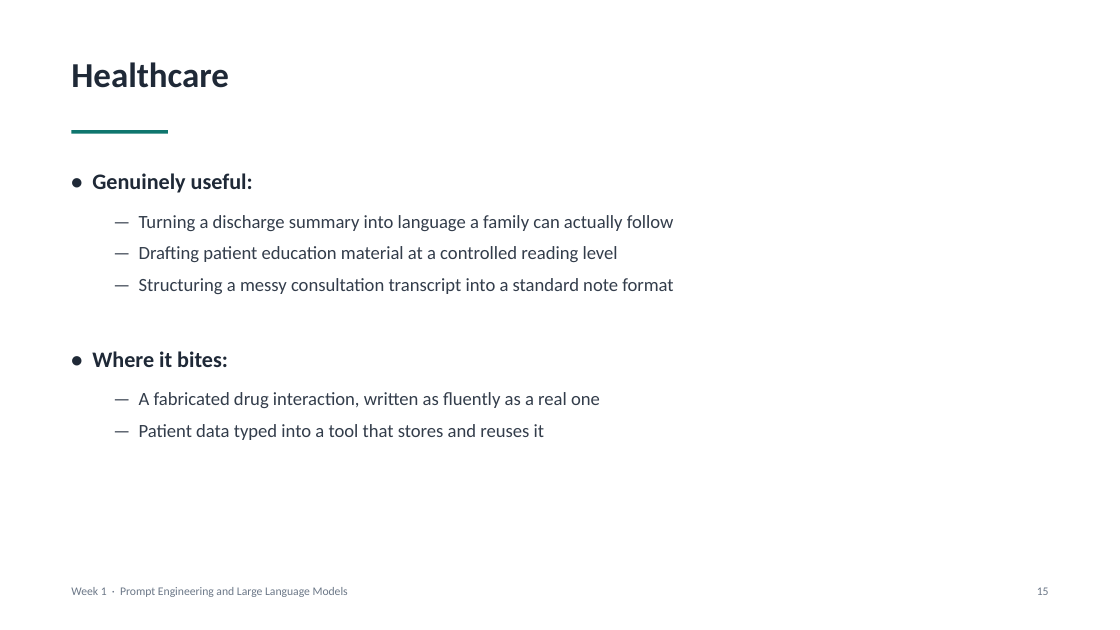
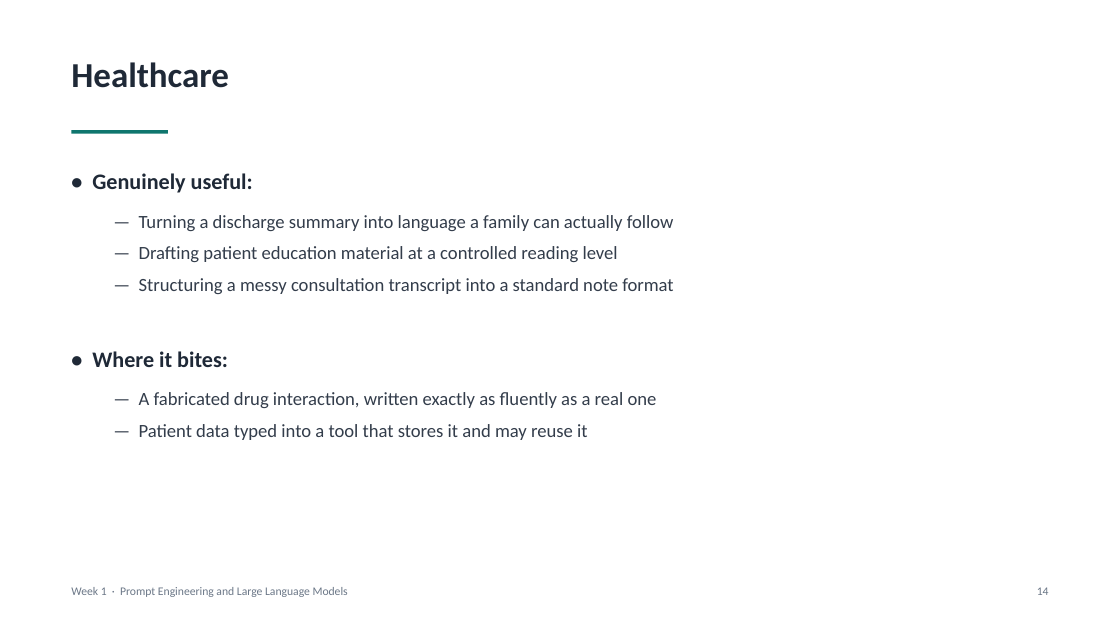
Before and after one commit to makyol/PromptEngineering, a slide deck: slide 14 of Lectures/week01/week01.pptx (slide 15 before the commit). Drawn at 1120x630 pixels with LibreOffice and Linux fonts; fonts in the diff are those of the drawing. Boxes give left, top, right and bottom in pixels: in the first picture for what was removed or moved away, otherwise in the second. Text is boxed around its words. In the diff, an @@ line names an element or a change of style, - is before the commit and + after.

```diff
--- a/Lectures/week01/week01.pptx
+++ b/Lectures/week01/week01.pptx
@@ text at [139, 392, 657, 440]: text changed @@
-  — A fabricated drug interaction, written as fluently as a real one
-  — Patient data typed into a tool that stores and reuses it
+  — A fabricated drug interaction, written exactly as fluently as a real one
+  — Patient data typed into a tool that stores it and may reuse it
@@ text at [1037, 587, 1049, 595]: text changed @@
-15
+14
```
Also in this commit, not shown: 18 other slides changed, 5 slides added, 3 slides removed, 7 other files.
